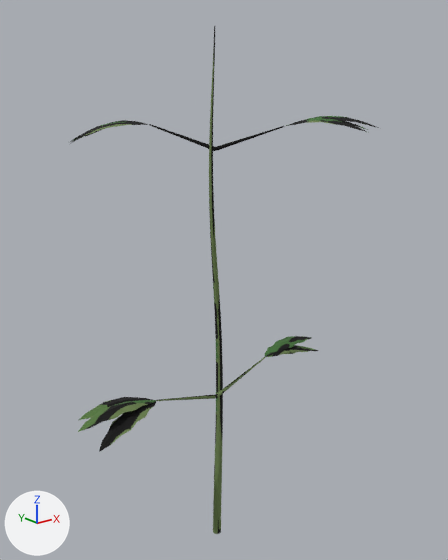
What one commit did to the glTF model godot/assets/models/roslina_1.glb.
One viewpoint serves both versions: a 50 mm camera at (-0.678, -0.871, 0.906) aimed at (0.022, 0.003, 0.556). Every picture has the same lights, and +X, +Y and +Z are marked at lower left. The picture after the commit comes second. Vertices at exactly the same position are counted once.

Names of what the first picture shows: 'Roslina'.
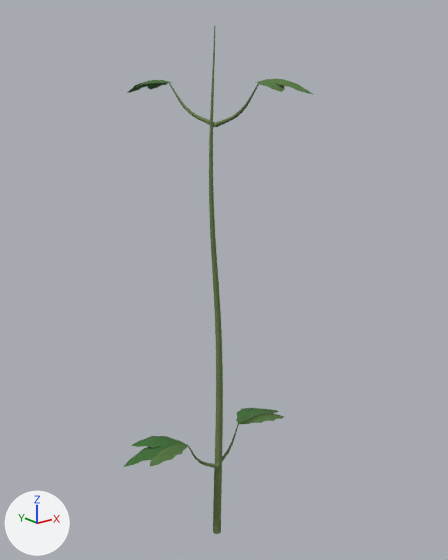
Changed parts and their boxes [x1, y1, x2, y2] in the pictures (448 x 560 px):
'Roslina', reshaped (39% narrower): before [70, 26, 379, 534]; after [123, 26, 312, 534]
part 1 of me_roslina, added: after [187, 445, 218, 468]
part 2 of me_roslina, added: after [169, 83, 215, 127]
part 3 of me_roslina, added: after [213, 83, 259, 127]
part 4 of me_roslina, added (green): after [236, 408, 284, 424]
part 5 of me_roslina, added (green): after [123, 436, 187, 467]
part 6 of me_roslina, added: after [127, 80, 172, 93]
part 7 of me_roslina, added: after [255, 78, 312, 94]
part 8 of me_roslina, deleted: before [70, 120, 149, 143]
part 9 of me_roslina, deleted: before [265, 336, 318, 357]
part 10 of me_roslina, deleted: before [286, 116, 379, 132]
part 11 of me_roslina, deleted: before [78, 397, 157, 452]
part 12 of me_roslina, cut back: before [157, 357, 265, 401]; after [216, 425, 238, 467]
part 13 of me_roslina, deleted: before [149, 124, 284, 151]
part 14 of me_roslina, surface changed (lighter): [209, 26, 223, 534] in both

The edits, one by one:
me_roslina is used by ob_roslina; location (0.0, 0.0, 0.0).
me_roslina had 538 vertices, 856 faces and spanned x -0.299..0.298, y -0.226..0.223, z 0.0..1.0.
me_roslina now has 1090 vertices, 1960 faces and spans x -0.195..0.199, y -0.212..0.212, z 0.0..1.0.
me_roslina part 1: a new loose piece of 150 vertices spanning x -0.065..0.002, y -0.004..0.012, z 0.157..0.23, in mat_roslina_mat (picture img_roslina_kolor).
me_roslina part 2: a new loose piece of 150 vertices spanning x -0.023..0.004, y -0.002..0.107, z 0.837..0.911, in mat_roslina_mat (picture img_roslina_kolor).
me_roslina part 3: a new loose piece of 150 vertices spanning x -0.004..0.005, y -0.109..0.001, z 0.837..0.911, in mat_roslina_mat (picture img_roslina_kolor).
me_roslina part 4: a new loose piece of 67 vertices spanning x 0.064..0.199, y -0.028..0.065, z 0.206..0.239, in mat_roslina_mat (picture img_roslina_kolor).
me_roslina part 5: a new loose piece of 67 vertices spanning x -0.195..-0.064, y -0.021..0.069, z 0.223..0.248, in mat_roslina_mat (picture img_roslina_kolor).
me_roslina part 6: a new loose piece of 67 vertices spanning x -0.071..0.008, y 0.106..0.212, z 0.892..0.916, in mat_roslina_mat (picture img_roslina_kolor).
me_roslina part 7: a new loose piece of 67 vertices spanning x -0.034..0.045, y -0.212..-0.109, z 0.892..0.916, in mat_roslina_mat (picture img_roslina_kolor).
me_roslina part 8: the loose piece of 67 vertices spanning x -0.191..-0.074, y 0.092..0.223, z 0.804..0.846 is deleted.
me_roslina part 9: the loose piece of 67 vertices spanning x 0.139..0.298, y -0.023..0.063, z 0.325..0.378 is deleted.
me_roslina part 10: the loose piece of 67 vertices spanning x 0.071..0.187, y -0.226..-0.094, z 0.833..0.858 is deleted.
me_roslina part 11: the loose piece of 67 vertices spanning x -0.299..-0.14, y -0.049..0.037, z 0.328..0.377 is deleted.
me_roslina part 12: 9 vertices moved from x -0.001..0.14, y -0.004..0.014, z 0.317..0.361 to x -0.002..0.065, y -0.004..0.01, z 0.157..0.23; 15 vertices removed from x -0.14..0.14, y -0.005..0.013, z 0.317..0.361; 141 vertices added at x -0.002..0.065, y -0.003..0.01, z 0.157..0.23.
me_roslina part 13: 24 vertices removed from x -0.076..0.074, y -0.095..0.093, z 0.797..0.841.
me_roslina part 14: 444 kept faces spanning x -0.01..0.065, y -0.008..0.016, z 0.0..1.0 get new texture (UV) coordinates.
